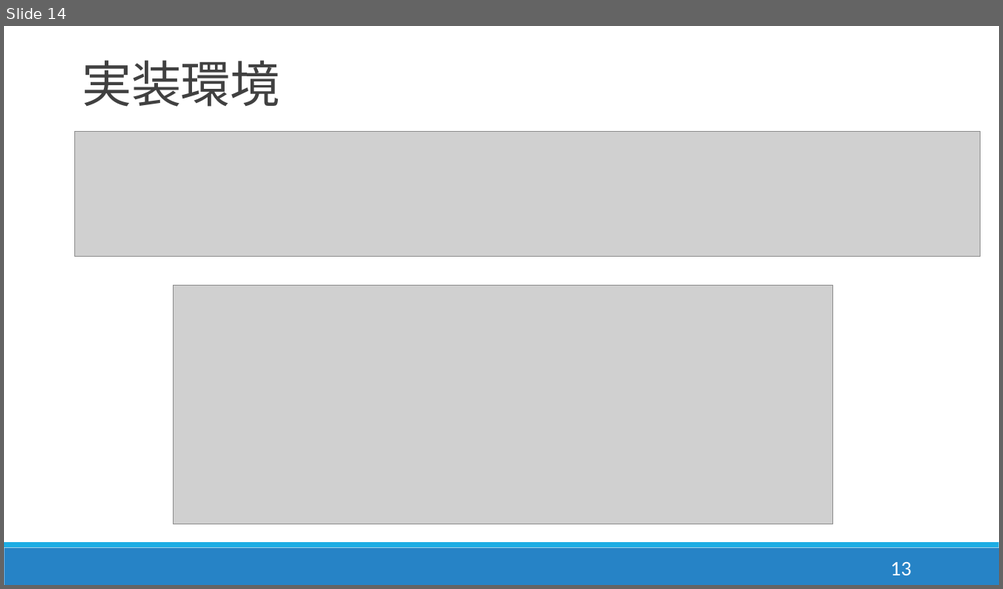
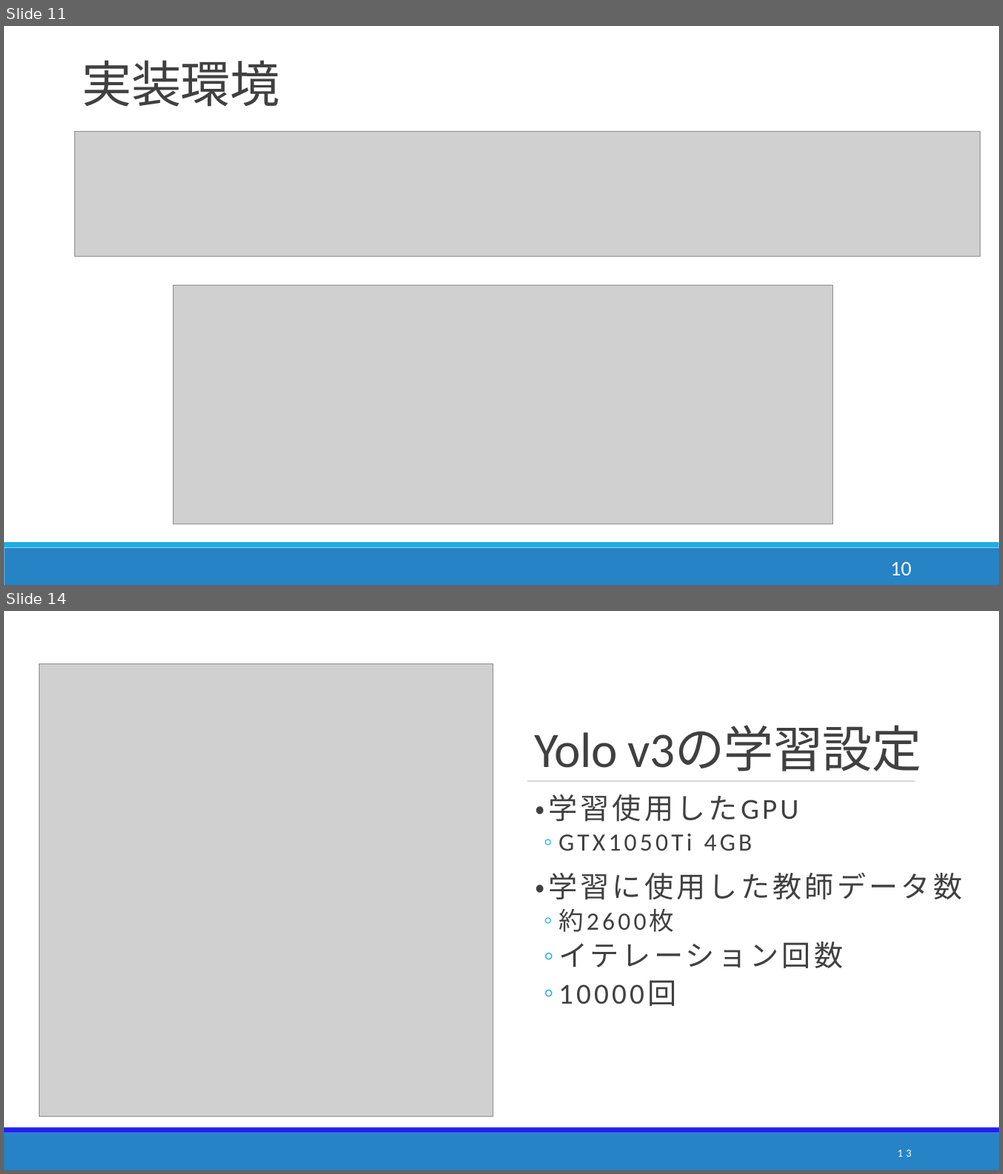
Before and after one commit to DJ956/YoloBarcodeReader, a slide deck: プレゼン/enpit_dan.pptx. Shown one above the other, each under a label of ours: slide 14 before the commit, slides 11 and 14 after it; the slides between them are not shown. The pictures are 1003x589 and 1003x1174 pixels, drawn with LibreOffice and Linux fonts; fonts in the diff are those of the drawing; grey boxes stand for pictures. Boxes give left, top, right and bottom in pixels: in the first picture for what was removed or moved away, otherwise in the second. Text is boxed around its words. In the diff, an @@ line names an element or a change of style, - is before the commit and + after.

```diff
--- a/プレゼン/enpit_dan.pptx
+++ b/プレゼン/enpit_dan.pptx
@@ slide 14 added at (4,611,999,1170), background #FFFFFF @@
@@ rectangle added at (4,611,999,1128), fill #FFFFFF @@
@@ picture added at (39,664,492,1118) @@
@@ title added at (535,726,922,772), 48 pt, text #404040 @@
+Yolo v3の学習設定
@@ line added from (527, 781) to (915, 781), #808080 0.5 pt @@
@@ text added at (535,795,962,968), 28 pt, text #404040 @@
+  ・学習使用したGPU
+  ◦ GTX1050Ti 4GB
+  ・学習に使用した教師データ数
+  ◦ 約2600枚
+  ◦ イテレーション回数
+  ◦ 10000回
@@ rectangle added at (4,1128,999,1133), fill #2020F2 @@
@@ rectangle added at (4,1133,999,1170), fill #2683C6 @@
@@ page number added at (897,1150,911,1157), 10.5 pt, text #FFFFFF @@
+13
@@ what was slide 14 is now slide 11 @@
@@ page number at (890,562,910,576): text changed @@
-13
+10
```
Also in this commit, not shown: 6 slides changed, 6 other slides added, 8 slides removed, 1 other file.
